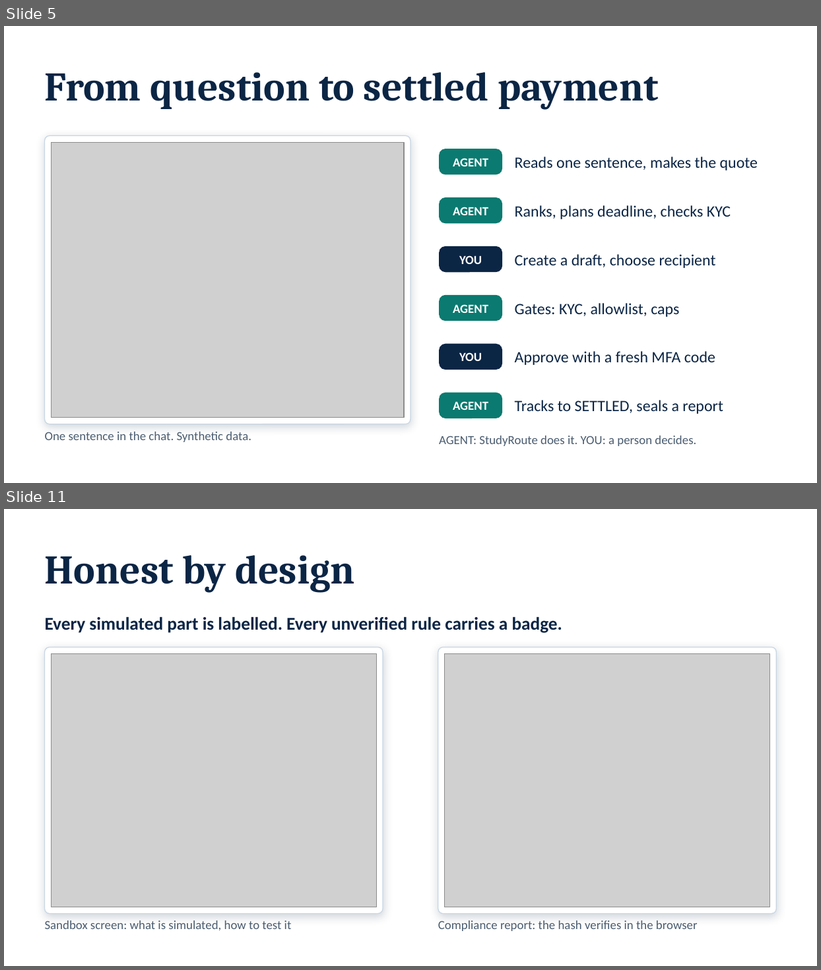
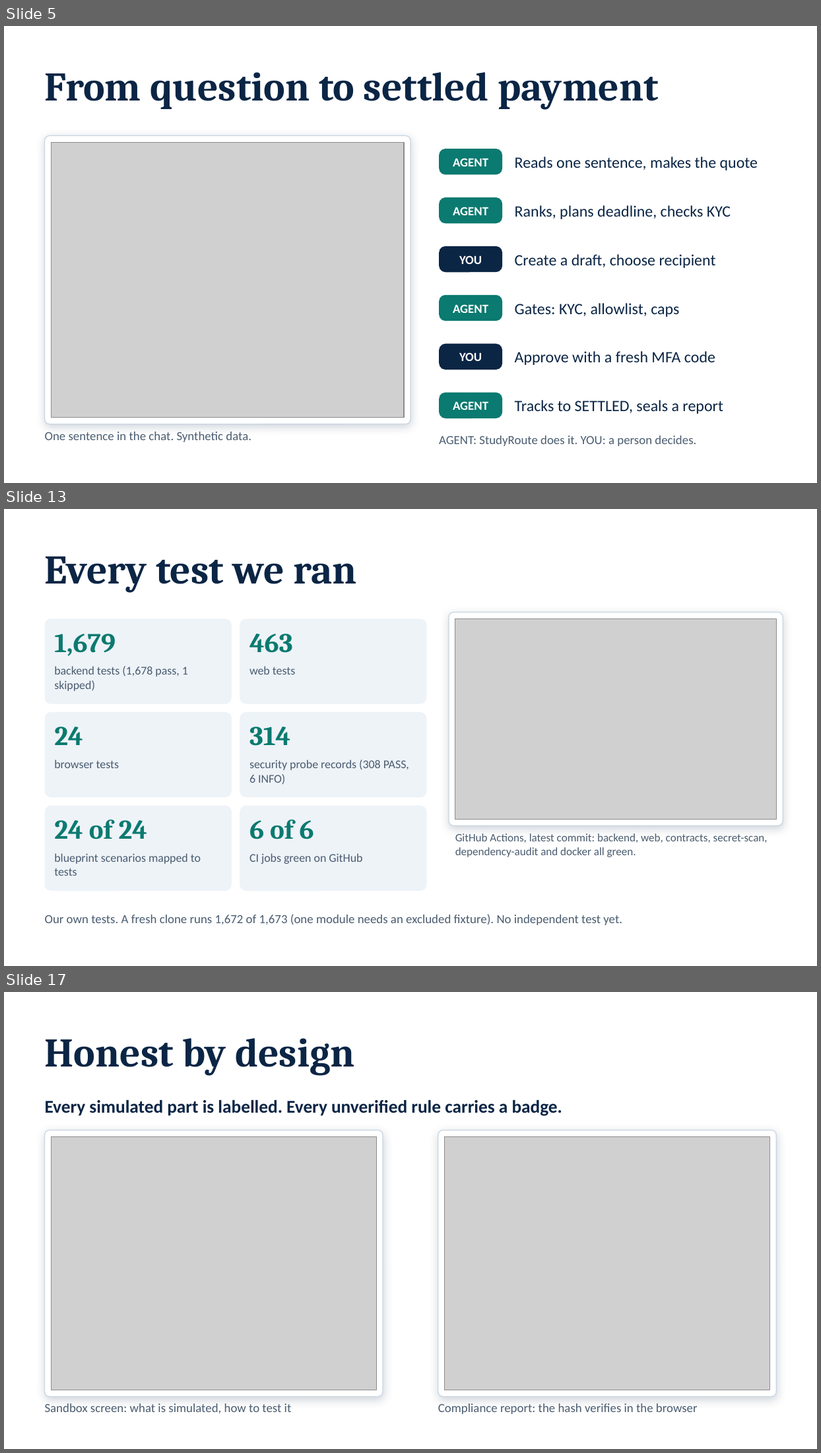
Before and after one commit to NoobCrow/StudyRoute, a slide deck: submission/StudyRoute_Deck.pptx. Shown one above the other, each under a label of ours: slides 5 and 11 before the commit, slides 5, 13 and 17 after it; the slides between them are not shown. The pictures are 821x970 and 821x1453 pixels, drawn with LibreOffice and Linux fonts; fonts in the diff are those of the drawing; grey boxes stand for pictures. Boxes give left, top, right and bottom in pixels: in the first picture for what was removed or moved away, otherwise in the second. Text is boxed around its words. In the diff, an @@ line names an element or a change of style, - is before the commit and + after.

```diff
--- a/submission/StudyRoute_Deck.pptx
+++ b/submission/StudyRoute_Deck.pptx
@@ slide 13 added at (4,509,817,966), background #FFFFFF @@
@@ title added at (45,557,356,593), 36 pt, text #0B2545, bold @@
+Every test we ran
@@ rounded rectangle added at (45,619,232,704), fill #EEF3F8 @@
@@ rounded rectangle added at (240,619,427,704), fill #EEF3F8 @@
@@ rounded rectangle added at (449,612,783,826), fill #FFFFFF, outline #C9D6E3 0.75 pt @@
@@ picture added at (455,619,776,820) @@
@@ text added at (54,634,116,656), 24 pt, text #0B7A70, bold @@
+1,679
@@ text added at (250,634,293,653), 24 pt, text #0B7A70, bold @@
+463
@@ text added at (54,666,188,691), 10.5 pt, text #4A5C70 @@
+backend tests (1,678 pass, 1 skipped)
@@ text added at (250,666,295,675), 10.5 pt, text #4A5C70 @@
+web tests
@@ rounded rectangle added at (45,712,232,797), fill #EEF3F8 @@
@@ rounded rectangle added at (240,712,427,797), fill #EEF3F8 @@
@@ text added at (54,727,83,745), 24 pt, text #0B7A70, bold @@
+24
@@ text added at (250,727,290,746), 24 pt, text #0B7A70, bold @@
+314
@@ text added at (54,760,119,768), 10.5 pt, text #4A5C70 @@
+browser tests
@@ text added at (250,760,409,785), 10.5 pt, text #4A5C70 @@
+security probe records (308 PASS, 6 INFO)
@@ rounded rectangle added at (45,806,232,891), fill #EEF3F8 @@
@@ text added at (54,820,148,840), 24 pt, text #0B7A70, bold @@
+24 of 24
@@ rounded rectangle added at (240,806,427,891), fill #EEF3F8 @@
@@ text added at (250,820,314,840), 24 pt, text #0B7A70, bold @@
+6 of 6
@@ text added at (455,834,768,857), 10 pt, text #4A5C70 @@
+GitHub Actions, latest commit: backend, web, contracts, secret-scan, dependency-audit and docker all green.
@@ text added at (54,854,201,876), 10.5 pt, text #4A5C70 @@
+blueprint scenarios mapped to tests
@@ text added at (250,854,362,864), 10.5 pt, text #4A5C70 @@
+CI jobs green on GitHub
@@ text added at (45,914,622,925), 11 pt, text #4A5C70 @@
+Our own tests. A fresh clone runs 1,672 of 1,673 (one module needs an excluded fixture). No independent test yet.
@@ what was slide 11 is now slide 17 @@
```
Also in this commit, not shown: 7 slides changed, 6 other slides added, 29 other files.
